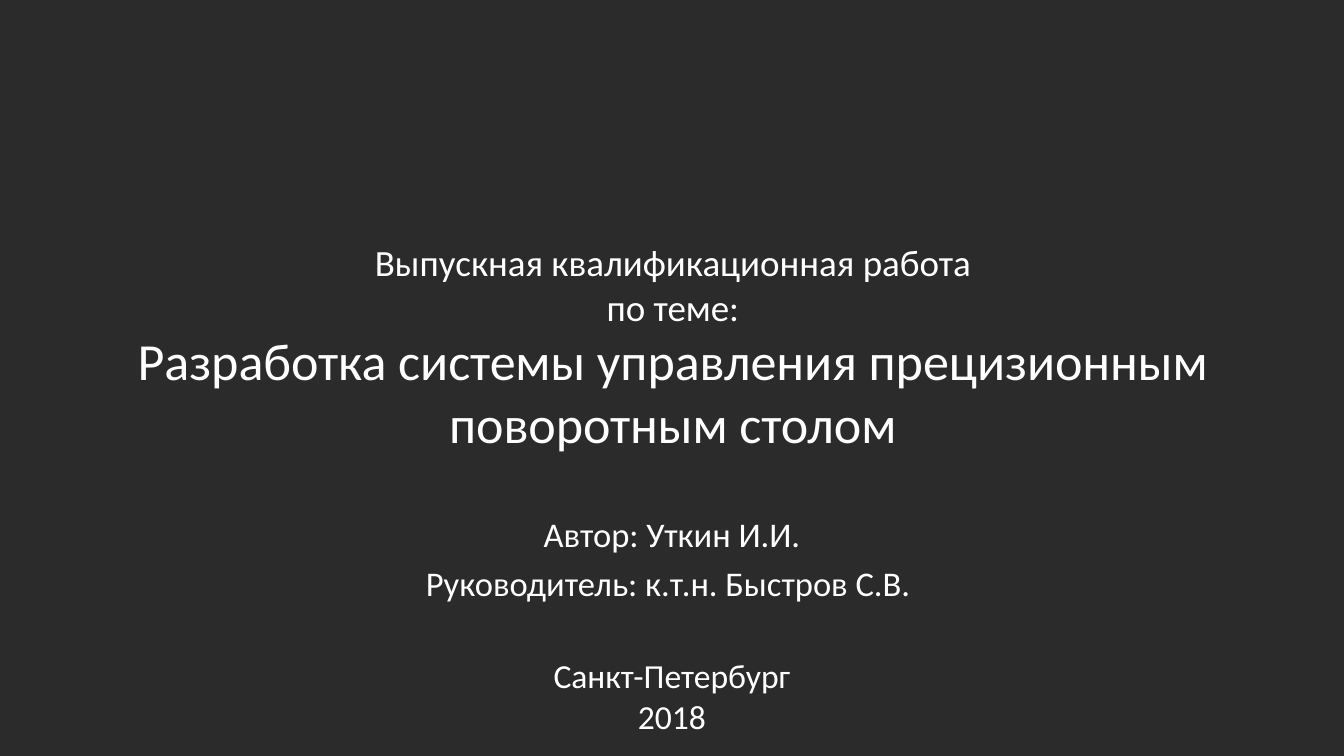
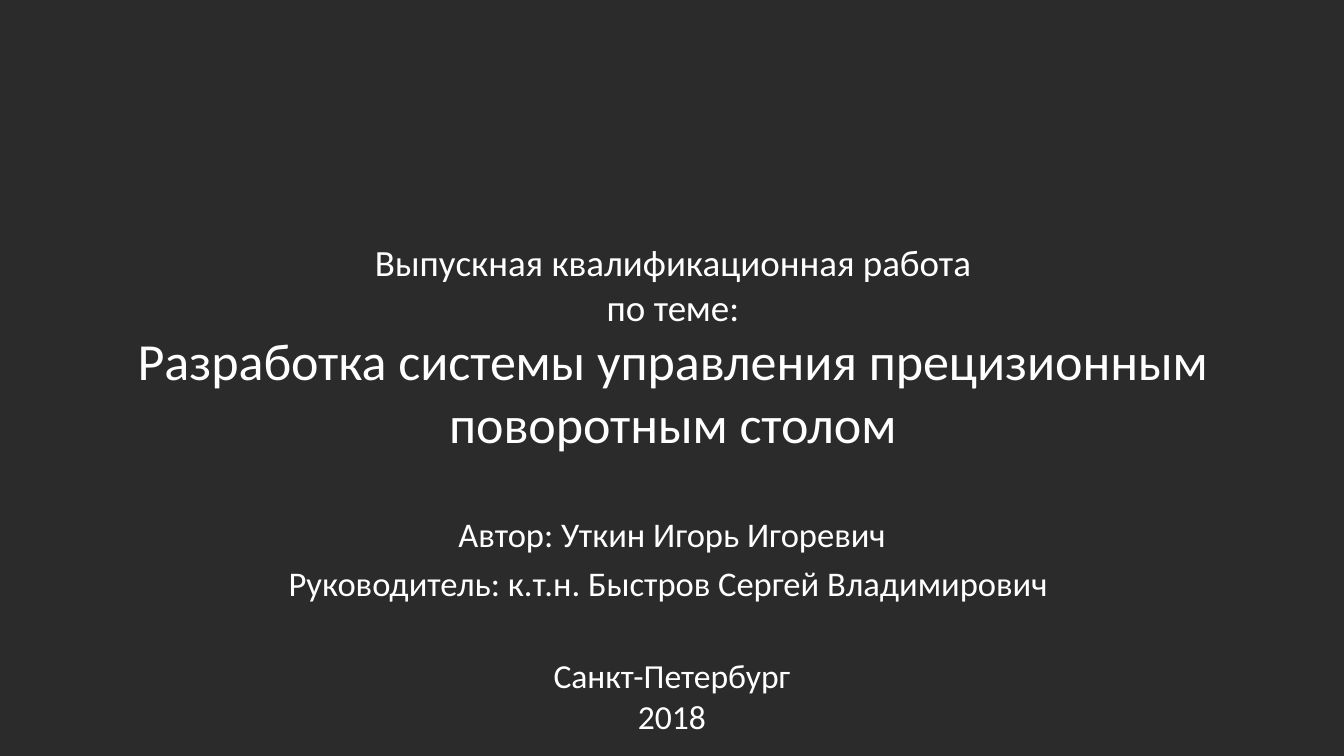
Before and after one commit to ihgorek/system_management_precision_table, a slide deck: slide 1 of диплом.pptx. Drawn at 1344x756 pixels with LibreOffice and Linux fonts; fonts in the diff are those of the drawing; background and template pictures are left out; a plain dark background stands for a picture behind light text. Boxes give left, top, right and bottom in pixels: in the first picture for what was removed or moved away, otherwise in the second. Text is boxed around its words. In the diff, an @@ line names an element or a change of style, - is before the commit and + after.

```diff
--- a/диплом.pptx
+++ b/диплом.pptx
@@ text at bbox=[289, 525, 1047, 602]: text changed @@
-Автор: Уткин И.И.
-Руководитель: к.т.н. Быстров С.В.
+Автор: Уткин Игорь Игоревич
+Руководитель: к.т.н. Быстров Сергей Владимирович
```
Also in this commit, not shown: 14 other slides changed, 1 other file.
